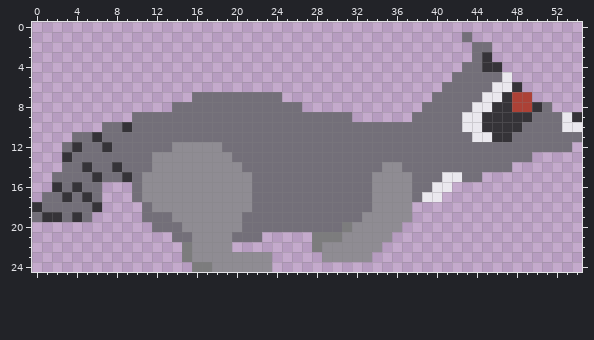
Two versions of one pixel-art sprite, graphics/images/character/animals/racoon_running4.png. Above, as it was before the edit.
The file is 55x25 pixels.
After the commit:
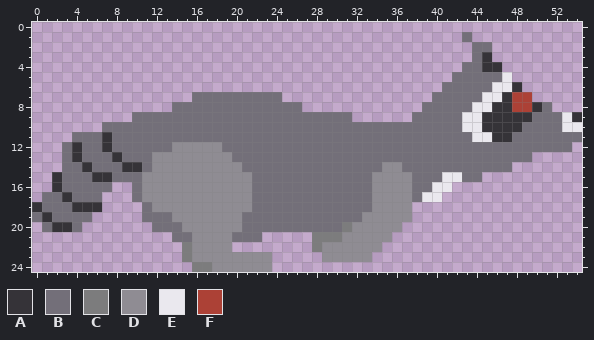
Palette (. is transparent): A #353338  B #736f79  C #7c7c7d  D #8f8c93  E #eae8ee  F #ac4136
Difference:
y 10: x 9 A -> B
y 11: x 6..7 AB -> BA
y 13: x 3..4 AB -> BA; x 8 B -> A
y 14: x 8..10 ABB -> BAA
y 15: x 2 B -> A; x 7 B -> A; x 9 A -> B
y 16: x 4 A -> B; x 7 . -> B
y 17: x 5 A -> B
y 18: x 4..5 BB -> AA
y 19: x 2 A -> B; x 4 A -> B
y 20: x 1..4 .... -> BAAB
Pixel boxes of the changes (left, top, right, bottom) in both pictures:
changed: (42, 122, 142, 232)
